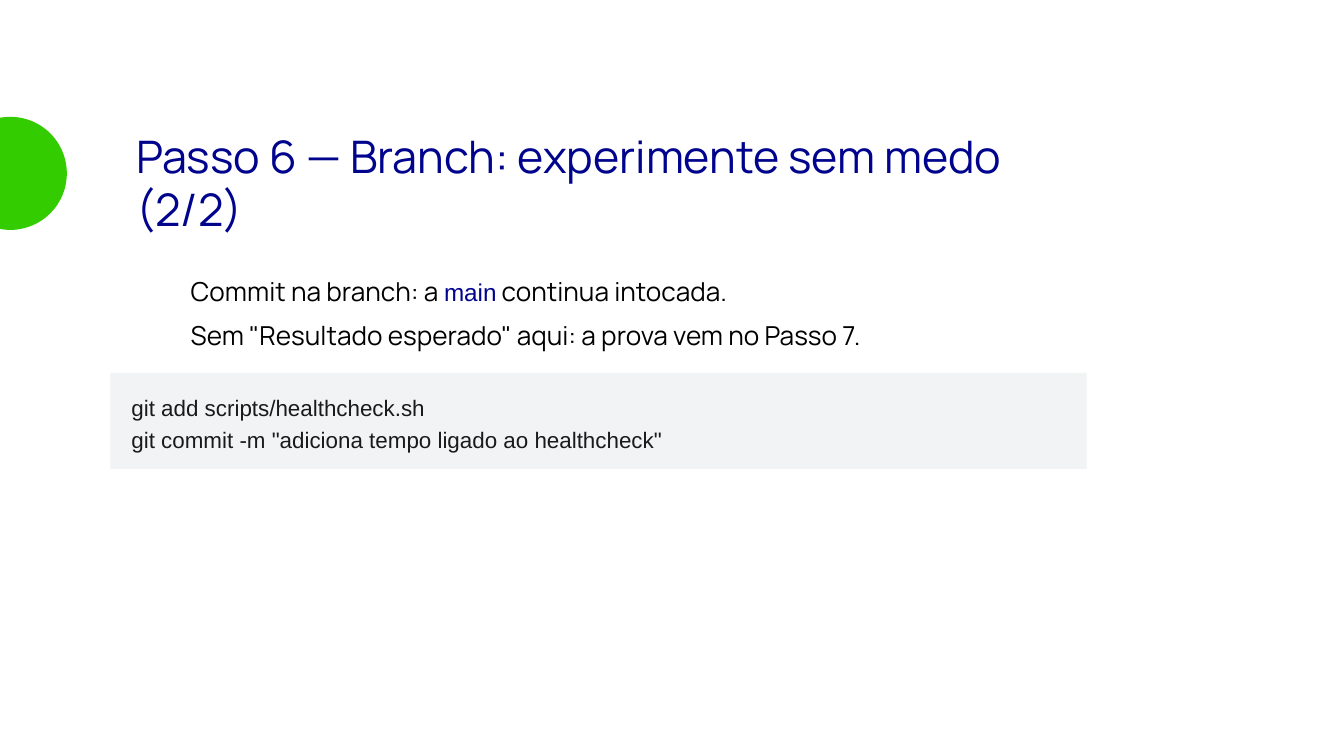
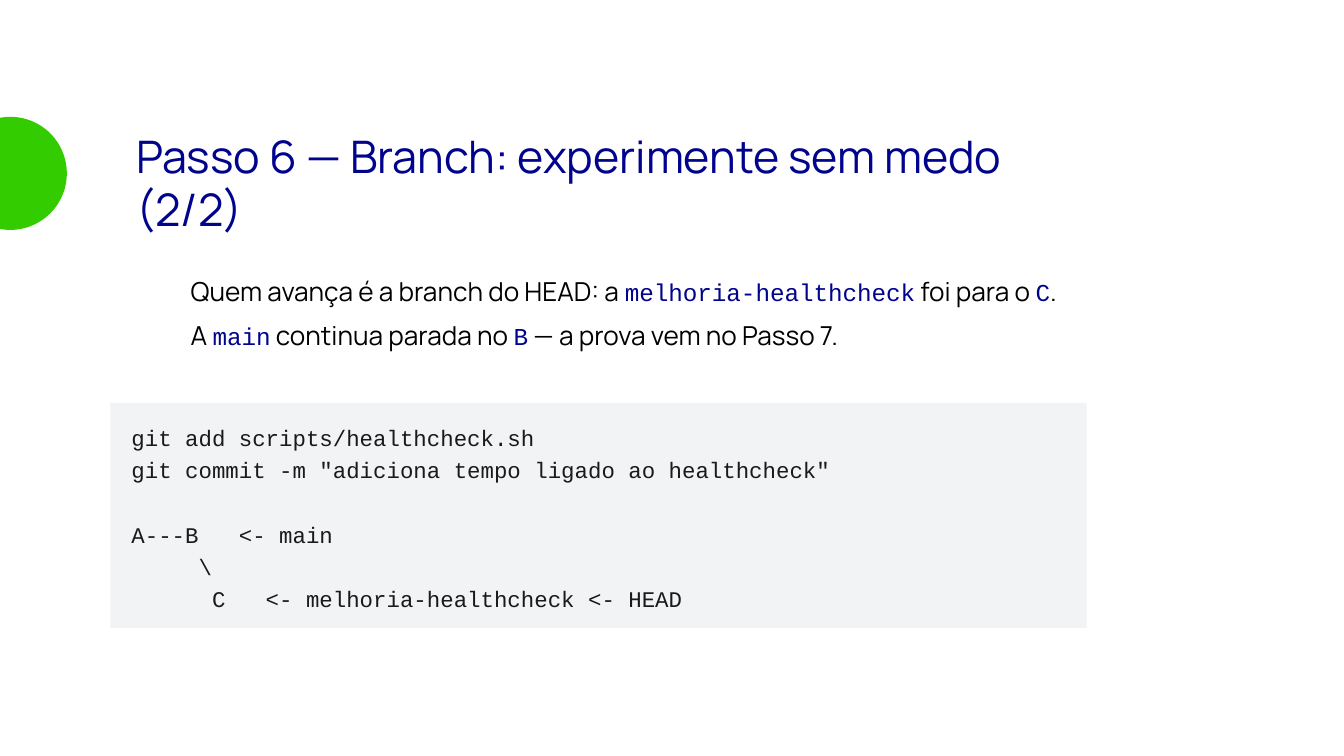
Before and after one commit to matera-vrn/bootcamp-devops-2026, a slide deck: slide 31 of aulas/aula-06-git/slides/aula-06.odp (slide 27 before the commit). Drawn at 1344x756 pixels with LibreOffice and Linux fonts; fonts in the diff are those of the drawing; background and template pictures are left out. Boxes give left, top, right and bottom in pixels: in the first picture for what was removed or moved away, otherwise in the second. Text is boxed around its words. In the diff, an @@ line names an element or a change of style, - is before the commit and + after.

```diff
--- a/aulas/aula-06-git/slides/aula-06.odp
+++ b/aulas/aula-06-git/slides/aula-06.odp
@@ text at [191, 280, 1051, 352]: text changed @@
-● Commit na branch: a main continua intocada.
-● Sem "Resultado esperado" aqui: a prova vem no Passo 7.
+● Quem avança é a branch do HEAD: a melhoria-healthcheck foi para o C.
+● A main continua parada no B — a prova vem no Passo 7.
@@ rectangle "git add scripts/healthcheck.sh": place and size @@
-rectangle "git add scripts/healthcheck.sh" at [110, 372, 1086, 469]
+rectangle "git add scripts/healthcheck.sh" at [110, 403, 1086, 629]
@@ text in rectangle at [131, 430, 830, 483]: font Arial to Courier New in "git add scripts/healthcheck.sh", "git commit -m "adiciona tempo ligado ao ..." @@
@@ text in rectangle at [131, 527, 682, 608]: paragraphs added @@
+A---B <- main
+\
+C <- melhoria-healthcheck <- HEAD
```
Also in this commit, not shown: 23 other slides changed, 5 slides added, 6 other files.
